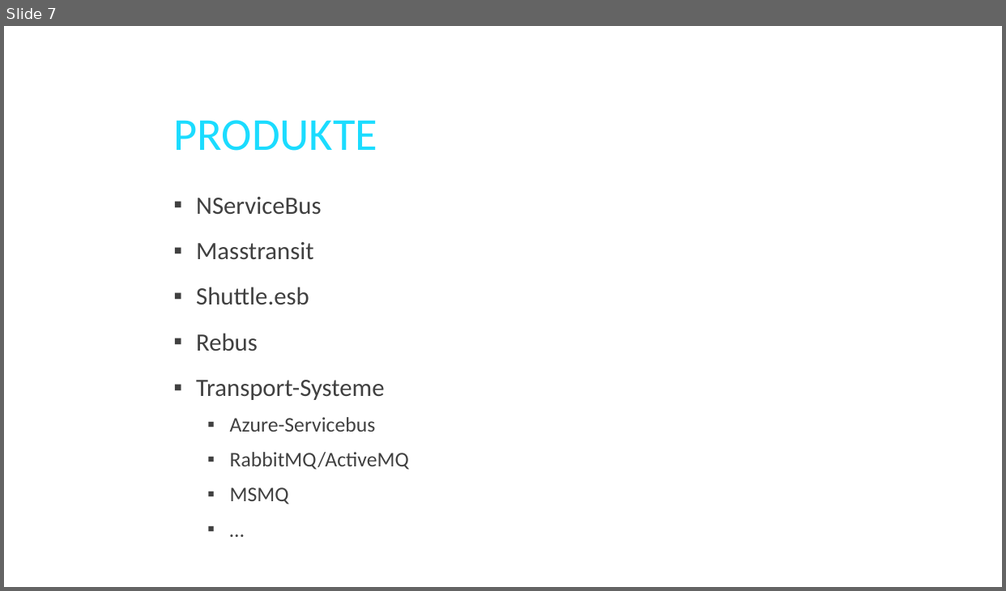
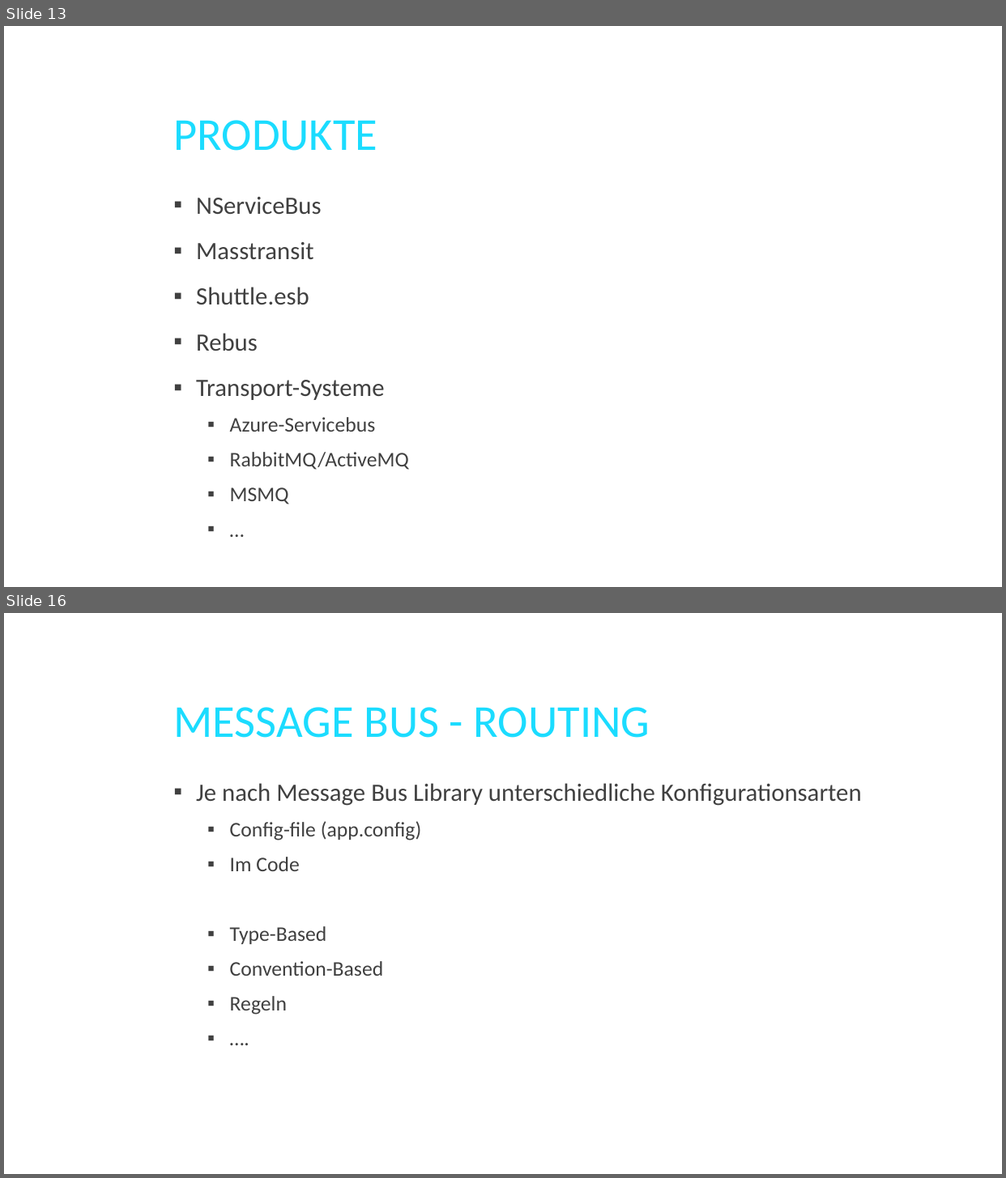
Before and after one commit to twenzel/MessageBusDemo, a slide deck: MessageBus.pptx. Shown one above the other, each under a label of ours: slide 7 before the commit, slides 13 and 16 after it; the slides between them are not shown. The pictures are 1006x591 and 1006x1178 pixels, drawn with LibreOffice and Linux fonts; fonts in the diff are those of the drawing; background and template pictures are left out. Boxes give left, top, right and bottom in pixels: in the first picture for what was removed or moved away, otherwise in the second. Text is boxed around its words. In the diff, an @@ line names an element or a change of style, - is before the commit and + after.

```diff
--- a/MessageBus.pptx
+++ b/MessageBus.pptx
@@ slide 16 added at (4,613,1002,1174), background picture (left out) @@
@@ title added at (173,707,650,738), 44 pt, text #1BDCFF @@
+MESSAGE BUS - ROUTING
@@ text added at (196,783,862,1015), 20 pt, text #404040 @@
+▪ Je nach Message Bus Library unterschiedliche Konfigurationsarten
+  ▪ Config-file (app.config)
+  ▪ Im Code
+  ▪ Type-Based
+  ▪ Convention-Based
+  ▪ Regeln
+  ▪ ….
@@ what was slide 7 is now slide 13 @@
```
Also in this commit, not shown: 2 slides changed, 9 other slides added.
